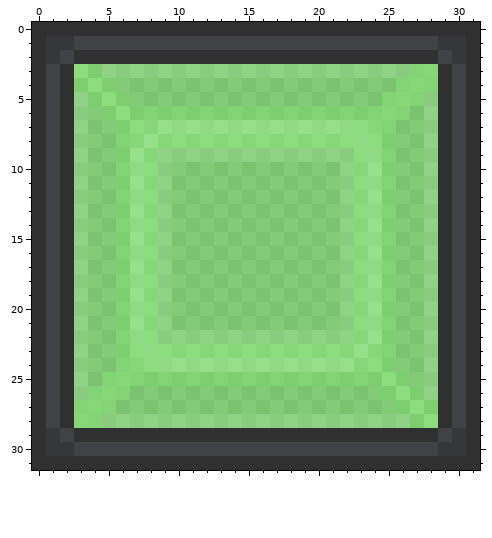
File history of a pixel-art sprite, Resources/Textures/Structures/Windows/uranium_window.rsi/full.png. Above: the version before the commit.
The file is 32x32 pixels. Colours within 5 levels of each other are drawn and written as one.
The result:
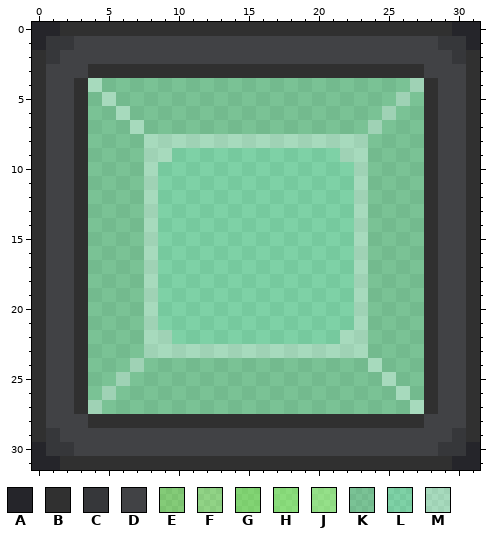
Palette (. is transparent): A #25252a  B #303030  C #36373a  D #414245  E #33c81779  F #4ed93479  G #4ed93497  H #5de84397  J #6fed5897  K #1fb55479  L #27d67779  M #7de8a779
Diff:
Changed rows in their new state; - is an unchanged pixel.
first column x 0:
 0 AA----------------------------AA
 1 A------------------------------A
 2 ---DDDDDDDDDDDDDDDDDDDDDDDDDD---
 3 --DDBBBBBBBBBBBBBBBBBBBBBBBBDD--
 4 --DBMKKKKKKKKKKKKKKKKKKKKKKMBD--
 5 --DBKMKKKKKKKKKKKKKKKKKKKKMKBD--
 6 --DBKKMKKKKKKKKKKKKKKKKKKMKKBD--
 7 --DBKKKMKKKKKKKKKKKKKKKKMKKKBD--
 8 --DBKKKKMMMMMMMMMMMMMMMMKKKKBD--
 9 --DBKKKKMMLLLLLLLLLLLLMMKKKKBD--
10 --DBKKKKMLLLLLLLLLLLLLLMKKKKBD--
11 --DBKKKKMLLLLLLLLLLLLLLMKKKKBD--
12 --DBKKKKMLLLLLLLLLLLLLLMKKKKBD--
13 --DBKKKKMLLLLLLLLLLLLLLMKKKKBD--
14 --DBKKKKMLLLLLLLLLLLLLLMKKKKBD--
15 --DBKKKKMLLLLLLLLLLLLLLMKKKKBD--
16 --DBKKKKMLLLLLLLLLLLLLLMKKKKBD--
17 --DBKKKKMLLLLLLLLLLLLLLMKKKKBD--
18 --DBKKKKMLLLLLLLLLLLLLLMKKKKBD--
19 --DBKKKKMLLLLLLLLLLLLLLMKKKKBD--
20 --DBKKKKMLLLLLLLLLLLLLLMKKKKBD--
21 --DBKKKKMLLLLLLLLLLLLLLMKKKKBD--
22 --DBKKKKMMLLLLLLLLLLLLMMKKKKBD--
23 --DBKKKKMMMMMMMMMMMMMMMMKKKKBD--
24 --DBKKKMKKKKKKKKKKKKKKKKMKKKBD--
25 --DBKKMKKKKKKKKKKKKKKKKKKMKKBD--
26 --DBKMKKKKKKKKKKKKKKKKKKKKMKBD--
27 --DBMKKKKKKKKKKKKKKKKKKKKKKMBD--
28 --DDBBBBBBBBBBBBBBBBBBBBBBBBDD--
29 ---DDDDDDDDDDDDDDDDDDDDDDDDDD---
30 A------------------------------A
31 AA----------------------------AA
Pixel boxes of the changes (left, top, right, bottom) in both pictures:
changed: (32, 22, 480, 470)
